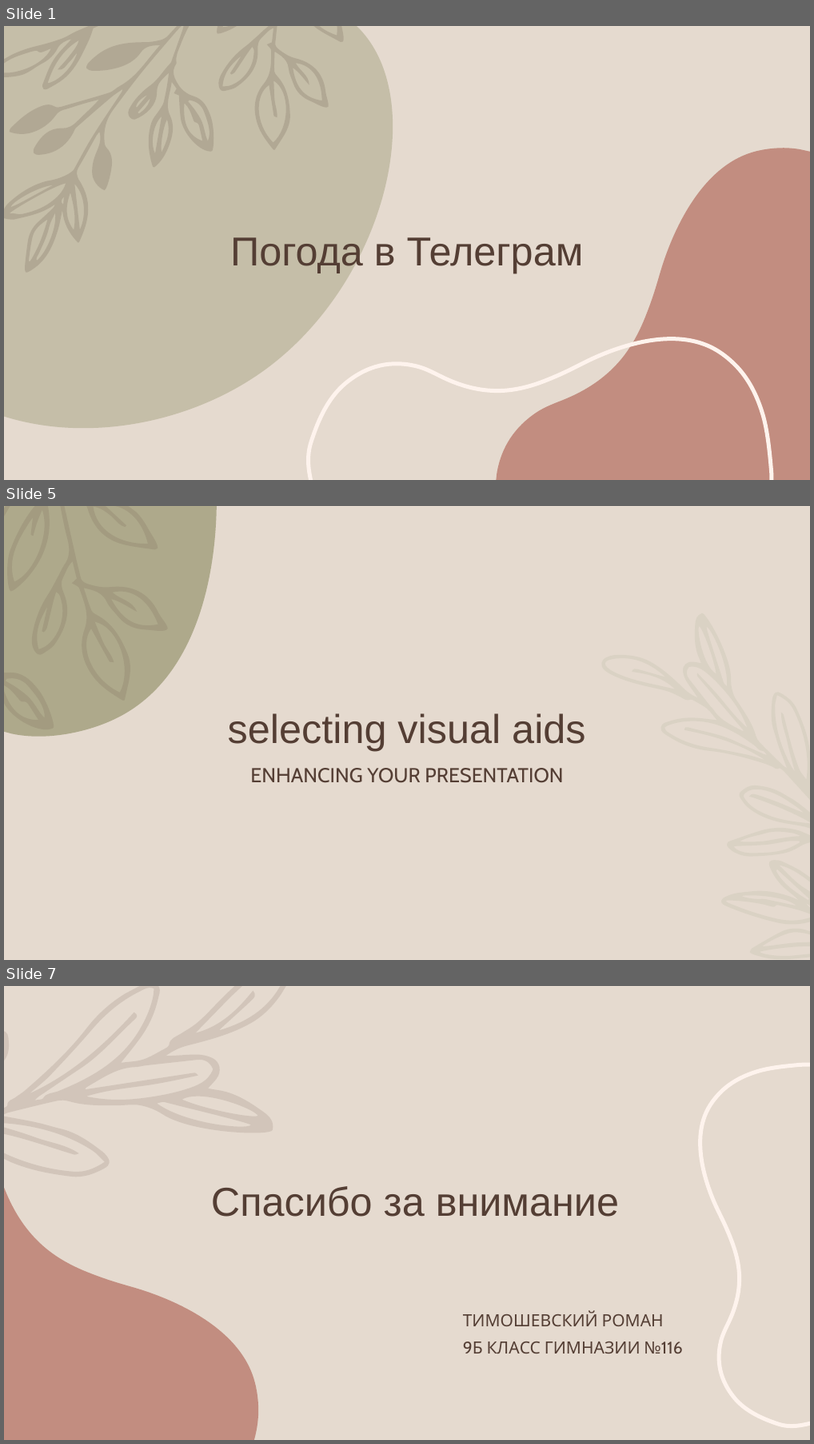
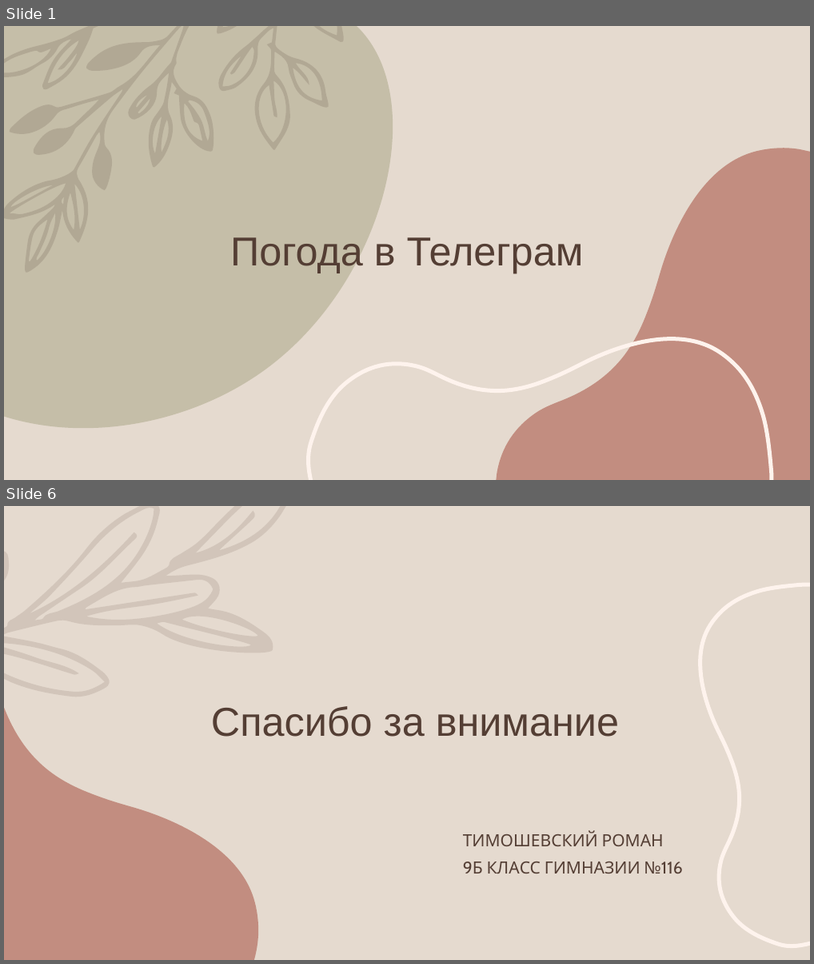
Before and after one commit to Romob1o/WeatherBot, a slide deck: documents/WeatherBot.pptx. Shown one above the other, each under a label of ours: slides 1, 5 and 7 before the commit, slides 1 and 6 after it; the slides between them are not shown. The pictures are 814x1444 and 814x964 pixels, drawn with LibreOffice and Linux fonts; fonts in the diff are those of the drawing; background and template pictures are left out. Boxes give left, top, right and bottom in pixels: in the first picture for what was removed or moved away, otherwise in the second. Text is boxed around its words. In the diff, an @@ line names an element or a change of style, - is before the commit and + after.

```diff
--- a/documents/WeatherBot.pptx
+++ b/documents/WeatherBot.pptx
@@ slide 5 removed at bbox=[4, 506, 810, 960], background #E5DACF @@
@@ freeform shape removed at bbox=[4, 506, 217, 736] @@
@@ freeform shape removed at bbox=[4, 506, 168, 729] @@
@@ freeform shape removed at bbox=[602, 613, 810, 959] @@
@@ title removed at bbox=[228, 713, 586, 750] @@
-selecting visual aids
@@ text removed at bbox=[250, 768, 563, 783] @@
-ENHANCING YOUR PRESENTATION
@@ what was slide 7 is now slide 6 @@
```
Also in this commit, not shown: 2 slides changed, 2 slides added, 2 other slides removed.
